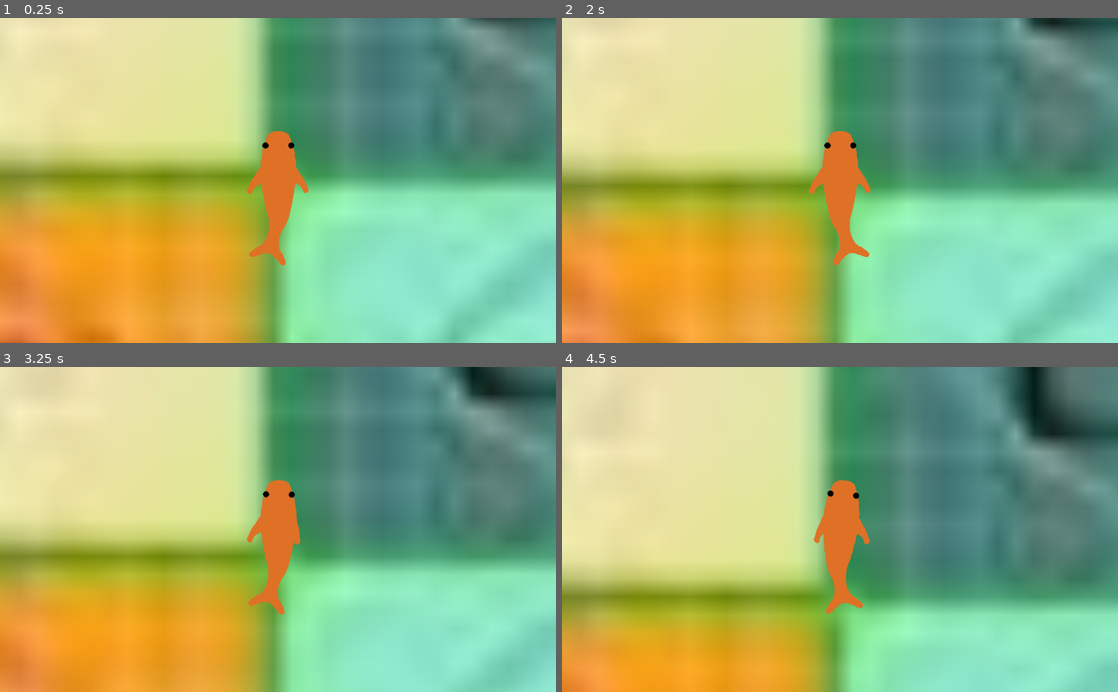
Above: before the commit, frames 1-4 (two rows, left to right).
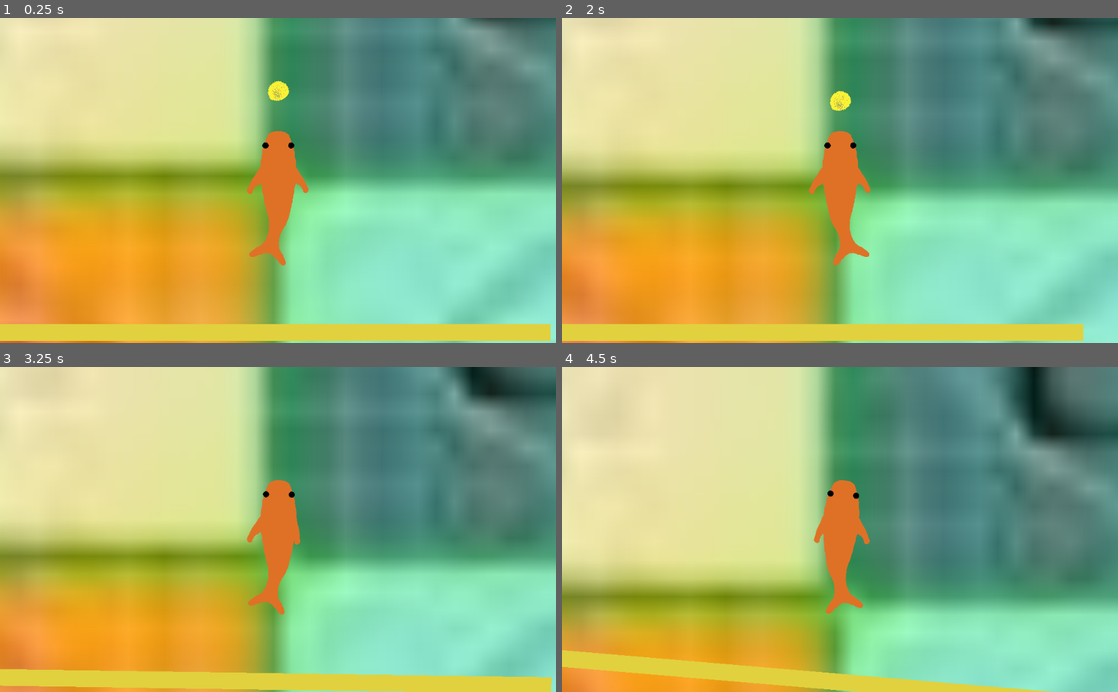
Above: after the commit, the same moments.

Repository: JordanLevy/LudumDare51
Game: Godot game, scene res://Scenes/Main.tscn
Two runs of this game, one before a commit and one after it. Both use one fixed random seed, a clock stepped at 60 frames per second and the inputs below.
Inputs:
- Up to frame 1 (0.25 s): no input
- Up to frame 2 (2 s): tap Enter at 0.5 s; hold W 0.53-1.28 s; tap Q at 0.6 s; tap Space at 1.25 s; tap O at 1.35 s
- Up to frame 3 (3.25 s): hold W from 2.03 s (still down); tap P at 2.1 s; tap Q at 2.85 s
- Up to frame 4 (4.5 s): release W at 3.53 s; tap O at 3.6 s; tap P at 4.35 s

The runs differ from the first frame. In frame 1, 5.4% of the frame differs, in the area x 0-99%, y 19-100%; in frame 2, 5.1%; in frame 3, 5.1%; in frame 4, 3.7%.

Commit message:
Progress bar

Diff:
--- a/Game/Scenes/Food.gd
+++ b/Game/Scenes/Food.gd
@@ -8,4 +8,5 @@
 func _on_Area2D_body_entered(body):
 	print("Food got ate")
 	#Create new food nearby
+	GameEvents.emit_signal('FoodEaten')
 	queue_free()
--- /dev/null
+++ b/Game/Scenes/GameEvents.gd
@@ -0,0 +1,3 @@
+extends Node
+
+signal FoodEaten
--- a/Game/Scenes/Main.tscn
+++ b/Game/Scenes/Main.tscn
@@ -1,8 +1,10 @@
-[gd_scene load_steps=29 format=2]
+[gd_scene load_steps=33 format=2]
 
 [ext_resource path="res://Scenes/FishMotion.gd" type="Script" id=1]
 [ext_resource path="res://Assets/Background/test_bg.png" type="Texture" id=2]
+[ext_resource path="res://Scenes/ProgressBar.gd" type="Script" id=3]
 [ext_resource path="res://Assets/Fish/Fish_Separated.png" type="Texture" id=4]
+[ext_resource path="res://Scenes/Food.tscn" type="PackedScene" id=5]
 
 [sub_resource type="CapsuleShape2D" id=7]
 radius = 97.1428
@@ -967,6 +969,11 @@
 "update": 0,
 "values": [ 15.0, -15.0 ]
 }
+
+[sub_resource type="StyleBoxFlat" id=26]
+bg_color = Color( 0.882353, 0.819608, 0.243137, 1 )
+
+[sub_resource type="StyleBoxEmpty" id=27]
 
 [node name="Main" type="Node2D"]
 
@@ -1053,3 +1060,16 @@
 [node name="Camera2D" type="Camera2D" parent="FishRigidBody"]
 current = true
 zoom = Vector2( 3, 3 )
+
+[node name="ProgressBar" type="ProgressBar" parent="FishRigidBody/Camera2D"]
+margin_left = -1544.0
+margin_top = 796.0
+margin_right = 1530.0
+margin_bottom = 888.0
+custom_styles/fg = SubResource( 26 )
+custom_styles/bg = SubResource( 27 )
+value = 100.0
+percent_visible = false
+script = ExtResource( 3 )
+
+[node name="Food" parent="." instance=ExtResource( 5 )]
--- /dev/null
+++ b/Game/Scenes/ProgressBar.gd
@@ -0,0 +1,22 @@
+extends ProgressBar
+
+
+# Declare member variables here. Examples:
+# var a = 2
+# var b = "text"
+
+var hunger_per_second = 3
+
+# Called when the node enters the scene tree for the first time.
+func _ready():
+	GameEvents.connect("FoodEaten", self, 'on_food_eaten')
+	pass # Replace with function body.
+
+
+func on_food_eaten():
+	value += 20
+	if value > max_value:
+		value = max_value
+
+func _process(delta):
+	value -= hunger_per_second * delta
--- a/Game/project.godot
+++ b/Game/project.godot
@@ -14,6 +14,10 @@
 run/main_scene="res://Scenes/Main.tscn"
 config/icon="res://icon.png"
 
+[autoload]
+
+GameEvents="*res://Scenes/GameEvents.gd"
+
 [gui]
 
 common/drop_mouse_on_gui_input_disabled=true
